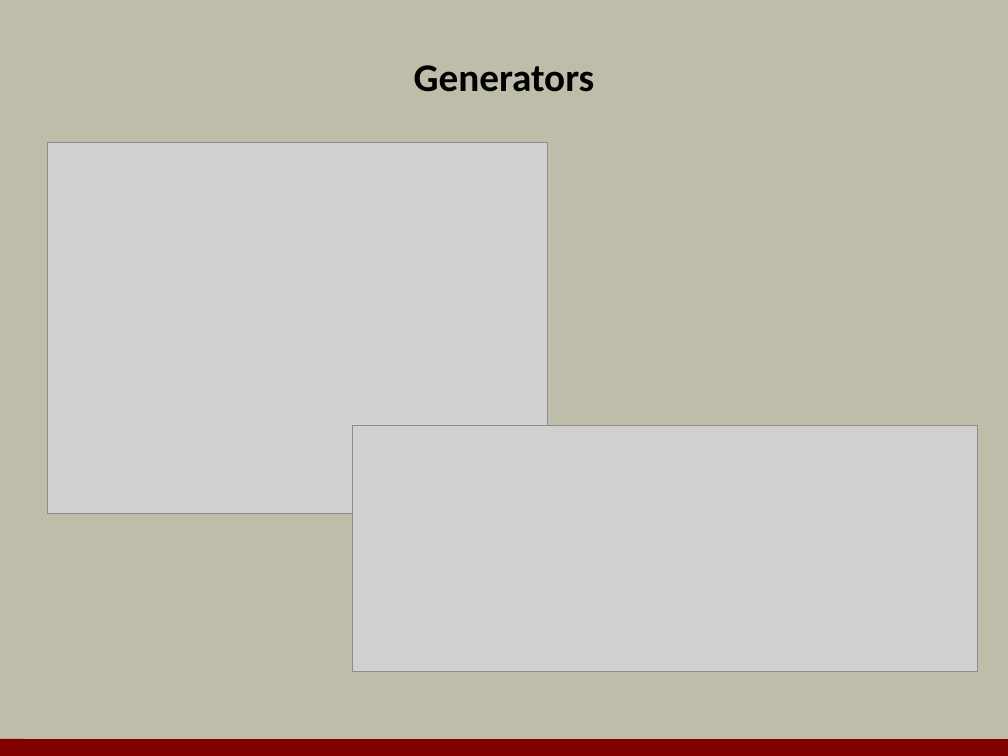
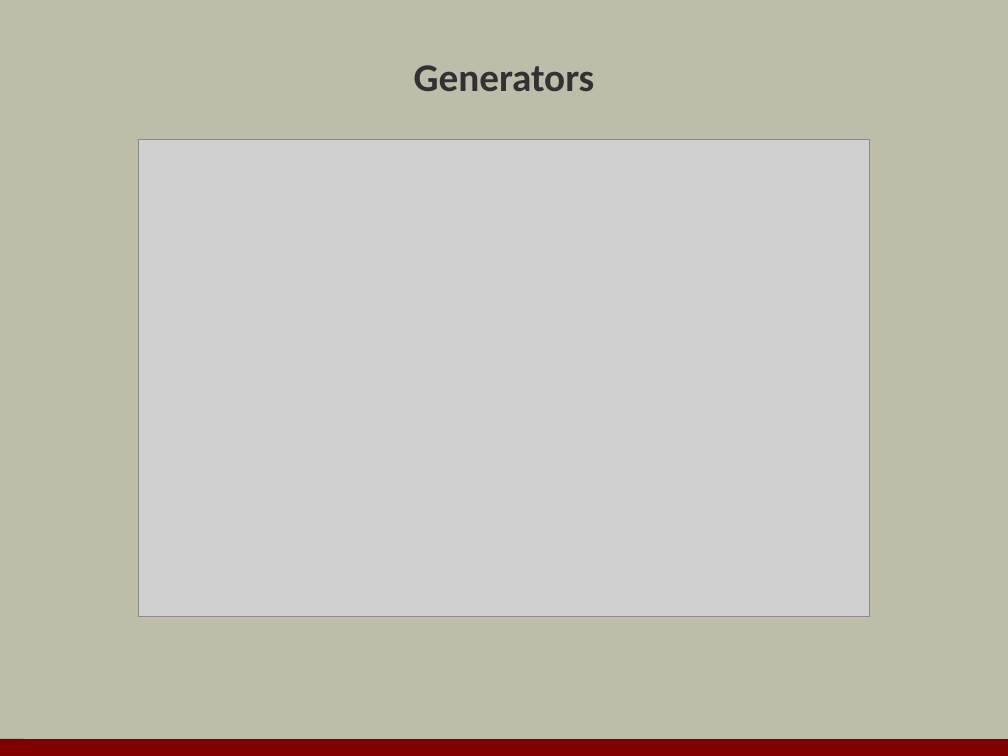
Before and after one commit to OdeToCode/classes, a slide deck: slide 34 of angularjs/slides/11_es6.pptx (slide 24 before the commit). Drawn at 1008x756 pixels with LibreOffice and Linux fonts; fonts in the diff are those of the drawing; grey boxes stand for pictures; background and template pictures are left out. Boxes give left, top, right and bottom in pixels: in the first picture for what was removed or moved away, otherwise in the second. Text is boxed around its words. In the diff, an @@ line names an element or a change of style, - is before the commit and + after.

```diff
--- a/angularjs/slides/11_es6.pptx
+++ b/angularjs/slides/11_es6.pptx
@@ title "Generators" at <box>414,65,595,91</box>: text colour #000000 to #323232 @@
@@ picture removed at <box>47,143,547,514</box> @@
@@ picture added at <box>138,140,870,617</box> @@
@@ picture removed at <box>353,425,978,672</box> @@
```
Also in this commit, not shown: 9 other slides changed, 39 slides added, 24 slides removed.
